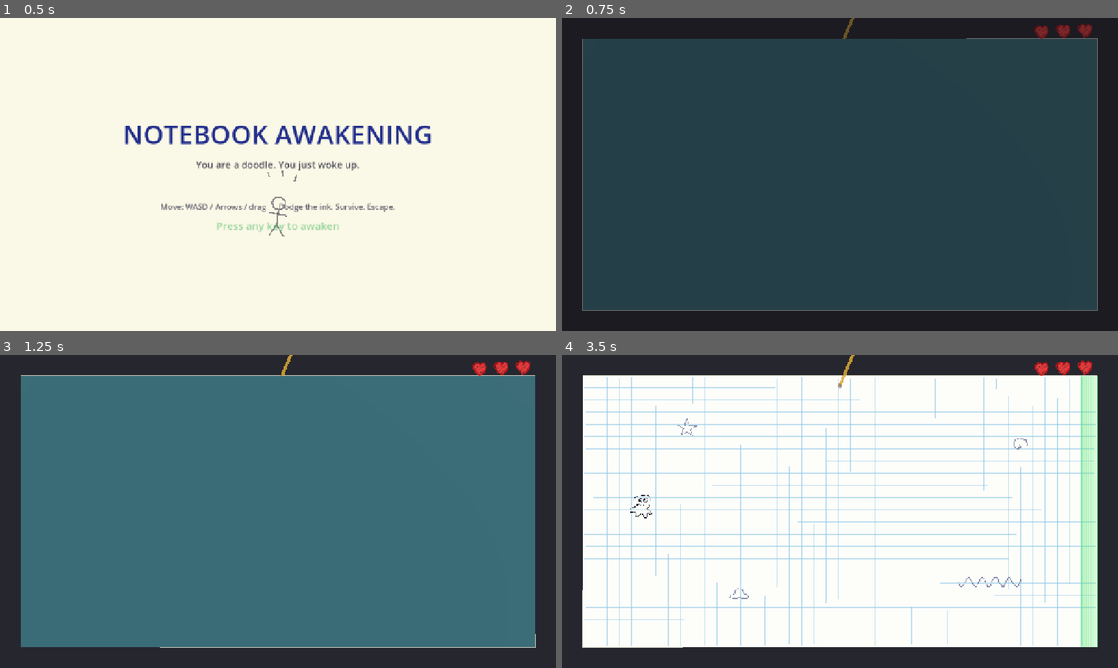
Above: before the commit, frames 1-4 (two rows, left to right).
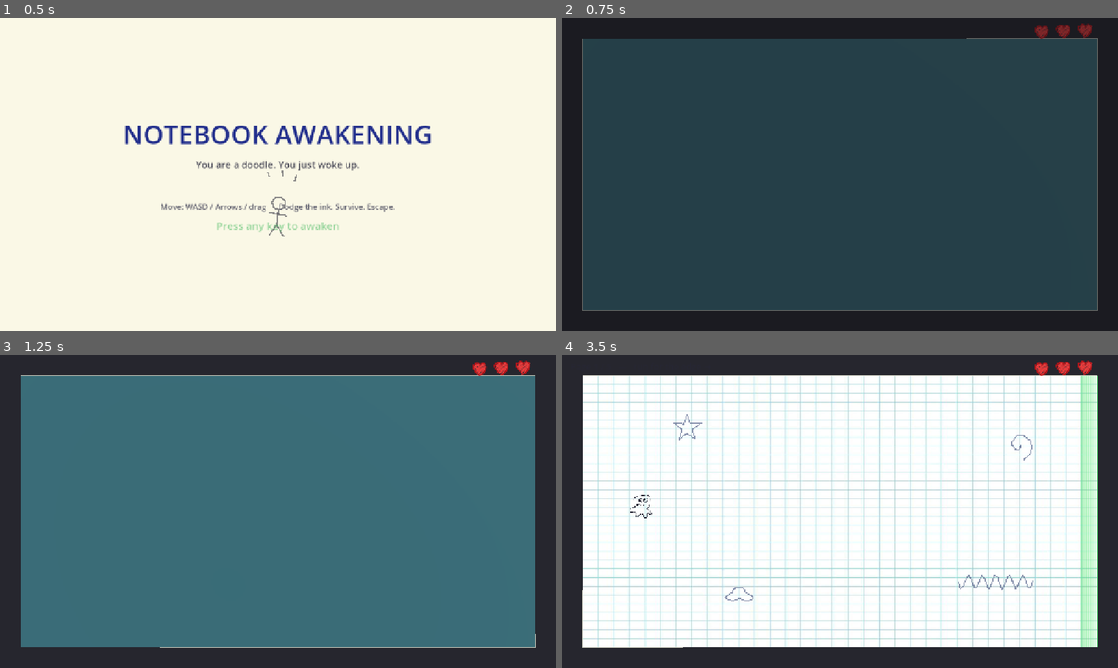
Above: after the commit, the same moments.

Repository: shiarauzo/Shebuiltthis-gamejam
Game: Godot game, scene res://scenes/title.tscn
The game is run twice, just before and just after one commit, with the same random seed, the same clock (stepped at 60 frames per second) and the same inputs.
Inputs (mouse positions are in pixels of both pictures, inside the frame that each line leads up to):
- Up to frame 1 (0.5 s): no input
- Up to frame 2 (0.75 s): tap Enter at 0.5 s; move the mouse to (962, 158) at 0.52 s; hold D from 0.53 s (still down); click (962, 158) at 0.67 s
- Up to frame 3 (1.25 s): keep holding D
- Up to frame 4 (3.5 s): release D at 1.25 s; tap Space at 1.25 s; drag from (728, 527) to (812, 574) at 1.27 s; move the mouse to (895, 442) at 2.02 s; hold D 2.03-2.75 s; drag from (812, 574) to (673, 464) at 2.77 s

Frame 1 is identical in both runs. In frame 2, less than 0.1% of the frame differs, in the area x 50-53%, y 0-7%; in frame 3, less than 0.1%; in frame 4, 19%, in the area x 3-97%, y 0-94%.

Commit message:
Use hand-drawn pencil/eraser, grid-paper texture, bigger doodles
- Pencil and eraser are now Shiara's hand-drawn art (assets/pencil.png,
  assets/eraser.png) as sprites, replacing the procedural drawings. The
  pencil's drawn tip is offset onto the action point; its telegraph stroke
  preview is kept. The pencil stays hidden until it's introduced on page 2.
- The page background is now the squared-paper texture (assets/sprites/
  grid_paper.jpg) stretched to the sheet, replacing the procedural grid.
- The decorative page doodles (star, spiral, cloud, squiggle) are larger,
  with their colliders enlarged to match.

CREDITS flags the grid-paper texture as a likely third-party asset that
still needs author/source/license (or a revert to the procedural grid).

Full suite 32/32, browser e2e 6/6.

Diff:
--- a/scripts/eraser.gd
+++ b/scripts/eraser.gd
@@ -15,7 +15,6 @@
 var _armed := false
 
 func _ready() -> void:
-	Game.boil_tick.connect(queue_redraw)
 	z_index = 6
 	monitoring = true
 	collision_layer = 0
@@ -25,6 +24,11 @@
 	rect.size = Vector2(50, 66)
 	cs.shape = rect
 	add_child(cs)
+	# Hand-drawn eraser doodle (Shiara). 256px art scaled to the hitbox size.
+	var spr := Sprite2D.new()
+	spr.texture = load("res://assets/eraser.png")
+	spr.scale = Vector2(0.34, 0.34)
+	add_child(spr)
 	body_entered.connect(_on_body_entered)
 	get_tree().create_timer(SPAWN_GRACE).timeout.connect(_arm)
 
@@ -71,14 +75,3 @@
 func _on_body_entered(body: Node) -> void:
 	if _armed and body.is_in_group("player"):
 		caught_player.emit()
-
-func _draw() -> void:
-	# Pink eraser body with a darker felt base + boiled scribbly outline.
-	draw_rect(Rect2(-25, -33, 50, 66), Color(0.95, 0.55, 0.66), true)
-	draw_rect(Rect2(-25, 16, 50, 17), Color(0.56, 0.40, 0.76), true)
-	var o := PackedVector2Array([
-		Game.boil_jitter(Vector2(-25, -33)), Game.boil_jitter(Vector2(25, -33)),
-		Game.boil_jitter(Vector2(25, 33)), Game.boil_jitter(Vector2(-25, 33)),
-		Game.boil_jitter(Vector2(-25, -33))])
-	draw_polyline(o, Color(0.30, 0.18, 0.30), 1.8)
-	draw_line(Game.boil_jitter(Vector2(-25, -18)), Game.boil_jitter(Vector2(25, -18)), Color(0.85, 0.45, 0.56), 1.5)
--- a/scripts/game.gd
+++ b/scripts/game.gd
@@ -87,6 +87,7 @@
 	pencil.global_position = Vector2(r.position.x + r.size.x * 0.5, r.position.y + 24.0)
 	add_child(pencil)
 	pencil.set_process(false)  # inert until it's introduced on page 2 (also gated by target)
+	pencil.visible = false     # hidden until it appears on page 2
 
 	_build_hud()
 	_build_fx()
@@ -162,6 +163,7 @@
 	if page >= 2 and pencil.target == null:
 		pencil.target = player  # a null target keeps the pencil inert on page 1
 		pencil.set_process(true)
+		pencil.visible = true
 		_say("uh— a pencil! keep moving →")
 	if page >= 3 and (eraser == null or not is_instance_valid(eraser)):
 		_spawn_eraser()
--- a/scripts/notebook.gd
+++ b/scripts/notebook.gd
@@ -4,10 +4,12 @@
 ## grid, a few static doodles). Every stroke "boils" via Game.boil_jitter so the
 ## whole page wobbles like a living doodle.
 
-const GRID := 28.0  # square size of the graph-paper grid
 const OBSTACLE_LAYER := 2  # the doodle player bumps into these (matches Player.OBSTACLE_LAYER)
 
+var _grid_tex: Texture2D
+
 func _ready() -> void:
+	_grid_tex = load("res://assets/sprites/grid_paper.jpg") as Texture2D
 	Game.boil_tick.connect(queue_redraw)
 	_build_obstacles()
 
@@ -15,10 +17,10 @@
 ## instead of walking over them. Positions mirror the ones drawn in _draw().
 func _build_obstacles() -> void:
 	var r: Rect2 = Game.sheet_rect
-	_add_circle(r.position + Vector2(240, 120), 20.0)                       # star
-	_add_circle(r.position + Vector2(r.size.x - 180, 160), 16.0)           # spiral
-	_add_circle(r.position + Vector2(360, r.size.y - 120), 16.0)           # cloud
-	_add_rect(r.position + Vector2(r.size.x - 320 + 72, r.size.y - 150), Vector2(150, 22))  # squiggle
+	_add_circle(r.position + Vector2(240, 120), 30.0)                       # star
+	_add_circle(r.position + Vector2(r.size.x - 180, 160), 22.0)           # spiral
+	_add_circle(r.position + Vector2(360, r.size.y - 120), 22.0)           # cloud
+	_add_rect(r.position + Vector2(r.size.x - 320 + 87, r.size.y - 150), Vector2(174, 30))  # squiggle
 
 func _add_obstacle(shape: Shape2D, pos: Vector2) -> void:
 	var body := StaticBody2D.new()
@@ -46,19 +48,11 @@
 func _draw() -> void:
 	var r: Rect2 = Game.sheet_rect
 
-	# Paper (solid white fill stays stable so text/UI read cleanly).
-	draw_rect(r, Color(0.99, 0.99, 0.98), true)
-
-	# Graph-paper grid: light-blue squares, gently boiled both ways.
-	var grid_col := Color(0.55, 0.78, 0.90, 0.55)
-	var x := r.position.x + GRID
-	while x < r.position.x + r.size.x - 2.0:
-		draw_line(_j(Vector2(x, r.position.y + 4), 1.0), _j(Vector2(x, r.position.y + r.size.y - 4), 1.0), grid_col, 1.0)
-		x += GRID
-	var y := r.position.y + GRID
-	while y < r.position.y + r.size.y - 2.0:
-		draw_line(_j(Vector2(r.position.x + 4, y), 1.0), _j(Vector2(r.position.x + r.size.x - 4, y), 1.0), grid_col, 1.0)
-		y += GRID
+	# Graph-paper sheet: the hand-picked squared-paper texture stretched to fill.
+	if _grid_tex:
+		draw_texture_rect(_grid_tex, r, false)
+	else:
+		draw_rect(r, Color(0.99, 0.99, 0.98), true)
 
 	# Page border as a boiled rectangle outline.
 	var border := PackedVector2Array([
@@ -77,29 +71,29 @@
 	var pts: PackedVector2Array = []
 	for i in range(11):
 		var ang := -PI / 2.0 + i * PI * 2.0 / 10.0
-		var rad := 22.0 if i % 2 == 0 else 9.0
+		var rad := 32.0 if i % 2 == 0 else 13.0
 		pts.append(_j(c + Vector2(cos(ang), sin(ang)) * rad))
-	draw_polyline(pts, col, 2.0)
+	draw_polyline(pts, col, 2.5)
 
 func _doodle_spiral(c: Vector2, col: Color) -> void:
 	var pts: PackedVector2Array = []
-	for i in range(40):
+	for i in range(46):
 		var t := i / 6.0
-		pts.append(_j(c + Vector2(cos(t), sin(t)) * (2.0 + t * 3.0)))
-	draw_polyline(pts, col, 2.0)
+		pts.append(_j(c + Vector2(cos(t), sin(t)) * (2.0 + t * 4.2)))
+	draw_polyline(pts, col, 2.5)
 
 func _doodle_cloud(c: Vector2, col: Color) -> void:
 	var pts: PackedVector2Array = []
 	for i in range(25):
 		var t := i / 24.0 * TAU
-		var rad := 18.0 + 6.0 * sin(t * 3.0)
+		var rad := 26.0 + 9.0 * sin(t * 3.0)
 		pts.append(_j(c + Vector2(cos(t) * rad, sin(t) * rad * 0.55)))
 	pts.append(pts[0])
-	draw_polyline(pts, col, 2.0)
+	draw_polyline(pts, col, 2.5)
 
 func _doodle_squiggle(c: Vector2, col: Color) -> void:
 	var pts: PackedVector2Array = []
 	for i in range(30):
-		var x := i * 5.0
-		pts.append(_j(c + Vector2(x, sin(x * 0.2) * 12.0)))
-	draw_polyline(pts, col, 2.0)
+		var x := i * 6.0
+		pts.append(_j(c + Vector2(x, sin(x * 0.2) * 16.0)))
+	draw_polyline(pts, col, 2.5)
--- a/scripts/pencil.gd
+++ b/scripts/pencil.gd
@@ -21,6 +21,13 @@
 
 func _ready() -> void:
 	z_index = 10
+	# Hand-drawn pencil doodle (Shiara). Its drawn tip is at the lower-left of the
+	# 500px art; offset the sprite so that tip lands on the action point (origin).
+	var spr := Sprite2D.new()
+	spr.texture = load("res://assets/pencil.png")
+	spr.scale = Vector2(0.34, 0.34)
+	spr.position = Vector2(140, -150) * 0.34
+	add_child(spr)
 
 func _process(delta: float) -> void:
 	if target == null or not is_instance_valid(target):
@@ -75,11 +82,8 @@
 			oldest.queue_free()
 
 func _draw() -> void:
-	# Pencil hovering above the page (a yellow shaft + tip), drawn from the marker.
-	draw_line(Game.boil_jitter(Vector2.ZERO), Game.boil_jitter(Vector2(34, -86)), Color(0.86, 0.66, 0.20, 0.85), 7.0)
-	draw_line(Game.boil_jitter(Vector2(34, -86)), Game.boil_jitter(Vector2(46, -112)), Color(0.95, 0.85, 0.6, 0.9), 7.0)
-	draw_circle(Vector2(46, -112), 4.0, Color(0.85, 0.5, 0.25, 0.9))
-
+	# The pencil body is the hand-drawn sprite; here we only draw the marker and
+	# the telegraph preview of the stroke that's about to be inked.
 	if _state == "commit":
 		# Telegraph: faint pulsing preview of the exact stroke that will be inked.
 		var half := Vector2(cos(_stroke_angle), sin(_stroke_angle)) * (STROKE_LEN * 0.5)
Not shown, changed: CREDITS.txt
Binary file added: assets/eraser.png
Not shown, added: assets/eraser.png.import
Binary file added: assets/pencil.png
Not shown, added: assets/pencil.png.import
Binary file added: assets/sprites/grid_paper.jpg
Not shown, added: assets/sprites/grid_paper.jpg.import
